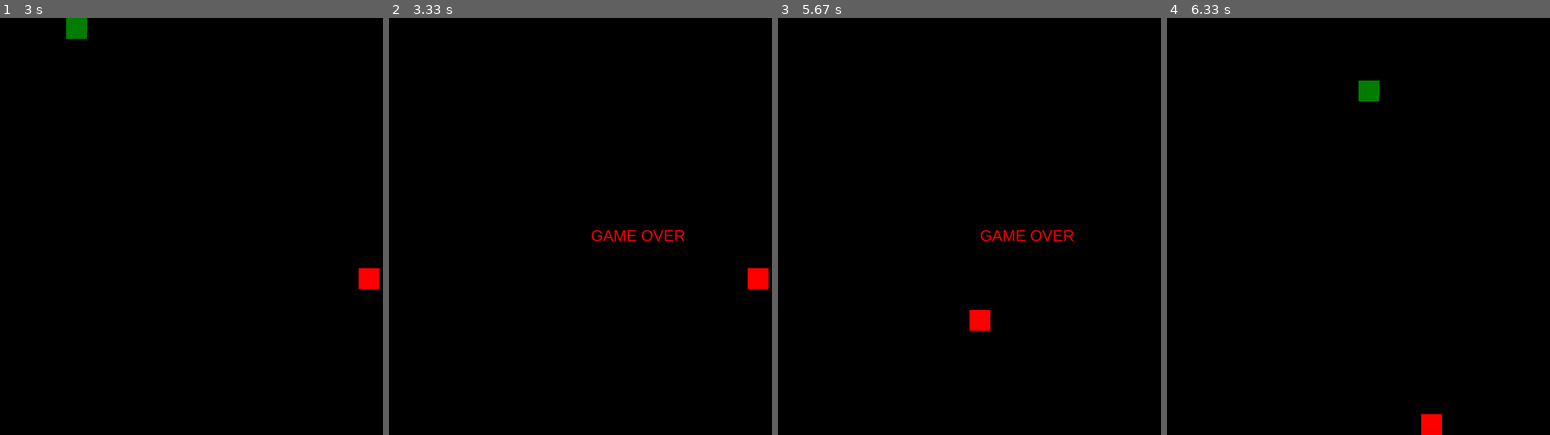
Above: before the commit, frames 1-4 (left to right).
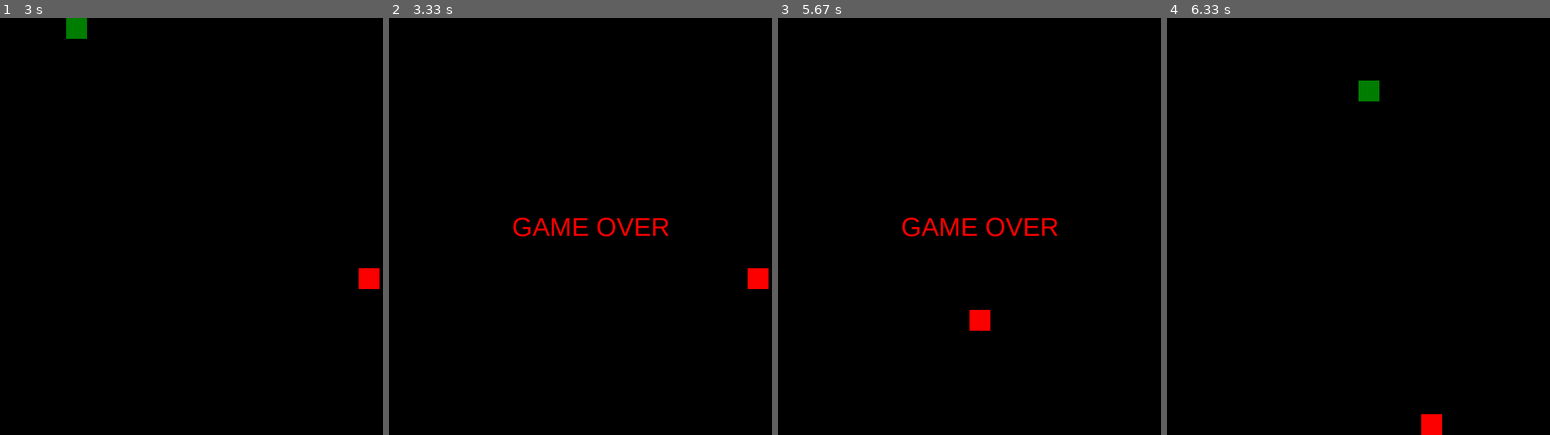
Above: after the commit, the same moments.

Repository: azor40k/pygame-snake
Game: pygame game, started from app.py
Same seed, same stepped clock (60 frames per second), same inputs: the game is played once before the commit and once after it.
Inputs:
- Up to frame 1 (3 s): hold Right 0.33-0.8 s; hold Up 0.83-1.27 s; tap Z at 0.9, 1.37, 2.47 s; hold Right 1.3-1.8 s; hold Down 2.4-2.95 s; hold Left from 2.98 s (still down)
- Up to frame 2 (3.33 s): keep holding Left; tap Z at 3.05 s
- Up to frame 3 (5.67 s): release Left at 3.53 s; tap Enter at 3.57 s; hold Up 4.23-4.85 s; tap Z at 4.3, 4.95 s; hold Right 4.88-5.52 s
- Up to frame 4 (6.33 s): tap Enter at 6.15 s

Frame 1 is identical in both runs. In frame 2, 1.0% of the frame differs, in the area x 32-78%, y 47-54%; in frame 3, 1.0%; in frame 4, nothing differs.

Commit message:
fix game over message

Diff:
--- a/app.py
+++ b/app.py
@@ -23,26 +23,26 @@
         self.snake = Snake(self.screen)
         self.food = Food(self.screen)
 
-    def collision(self, x1, y1, x2, y2):
+    def game_collision(self, x1, y1, x2, y2):
         if x1 == x2 and y1 == y2:
             return True
         return False
 
-    def play(self):
+    def game_play(self):
         self.snake.move()
         self.food.display()
         pygame.display.flip()
 
         # eat food
         for i in range(self.snake.length):
-            if self.collision(self.snake.x[i], self.snake.y[i], self.food.x, self.food.y):
+            if self.game_collision(self.snake.x[i], self.snake.y[i], self.food.x, self.food.y):
                 self.snake.increase_snake()
                 self.food.change_position()
                 print(f'bigger snake: {self.snake.length}')
 
         # self collision
         for i in range(3, self.snake.length):
-            if self.collision(self.snake.x[0], self.snake.y[0], self.snake.x[i], self.snake.y[i]):
+            if self.game_collision(self.snake.x[0], self.snake.y[0], self.snake.x[i], self.snake.y[i]):
                 raise "Collision Death"
 
         # border collision
@@ -51,9 +51,10 @@
 
     def game_over(self):
         print(settings.GAME_OVER_MESSAGE)
-        font = pygame.font.SysFont('arial', 30)
+        font = pygame.font.SysFont('arial', 50)
         message = font.render(settings.GAME_OVER_MESSAGE, True, colors.RED)
-        self.screen.blit(message, (settings.SCREEN_WIDTH/2, settings.SCREEN_HEIGHT/2))
+        text_position = message.get_rect(center=(settings.SCREEN_WIDTH/2, settings.SCREEN_HEIGHT/2))
+        self.screen.blit(message, text_position)
         pygame.display.flip()
 
     def game_run(self):
@@ -87,7 +88,7 @@
                     game_running = False
             try:
                 if not game_done:
-                    self.play()
+                    self.game_play()
 
             except Exception as e:
                 self.game_over()
